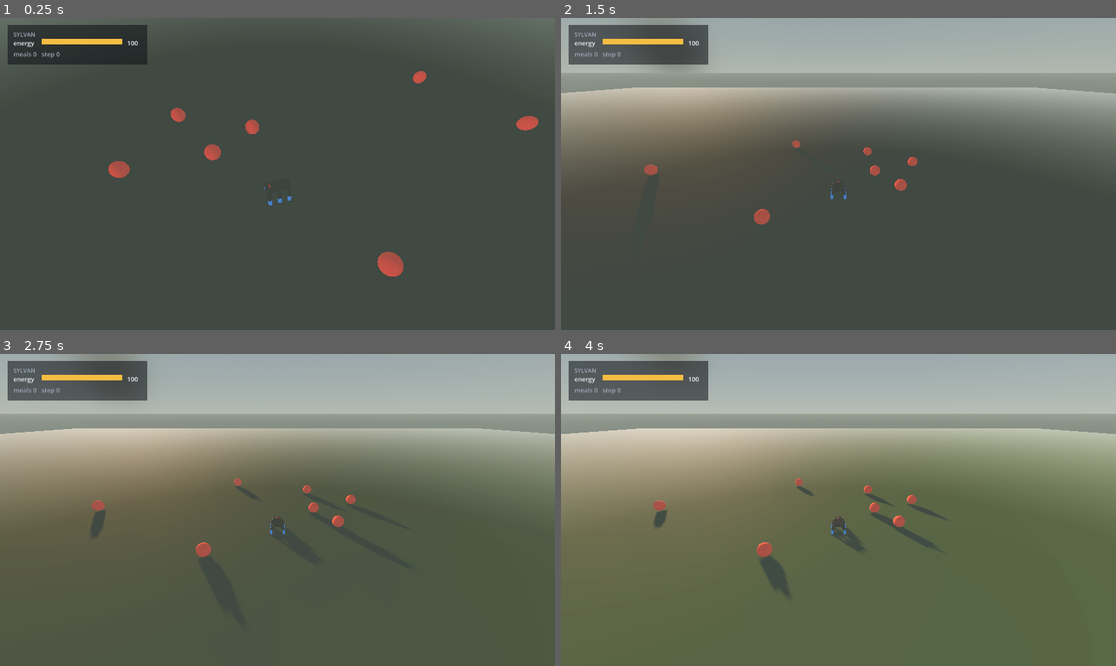
Above: before the commit, frames 1-4 (two rows, left to right).
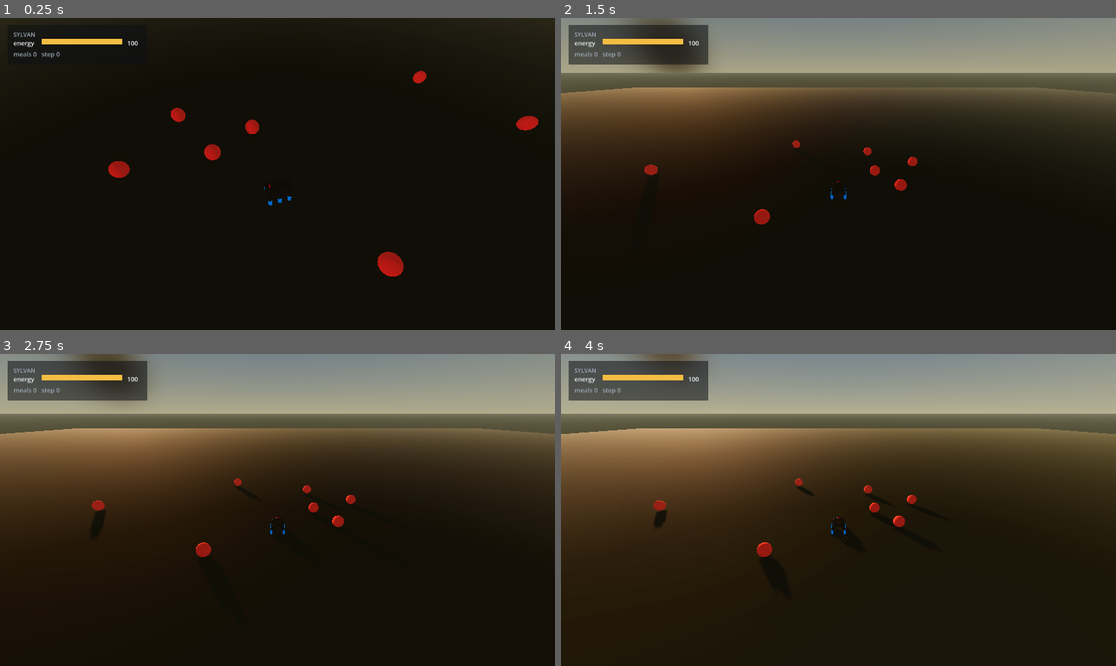
Above: after the commit, the same moments.

Repository: edgarbnt/Sylvan
Game: Godot game, scene res://scenes/main.tscn
Two runs of this game, one before a commit and one after it. Both use one fixed random seed, a clock stepped at 60 frames per second and the inputs below.
Inputs:
- Up to frame 1 (0.25 s): no input
- Up to frame 2 (1.5 s): no input
- Up to frame 3 (2.75 s): no input
- Up to frame 4 (4 s): tap Enter at 2.75 s; tap Space at 3.5 s

The runs differ from the first frame. In frame 1, 100% of the frame differs, in the area x 0-100%, y 0-100%; in frame 2, 98%; in frame 3, 98%; in frame 4, 97%.

Commit message:
fix(visuel): trees were floating, undergrowth read as stains, everything washed out
Three defects, all caught by eye on a screenshot and none of them measurable.

The trees floated by exactly one metre. A CylinderMesh is centred on its origin,
so the tree body sits at half its height to touch the ground; the glTF model has
its origin at its base, so placing it on the body origin lifted it by that same
half height. The collision never moved, which is precisely why only the eye
could catch this and no gate would have.

The undergrowth drew density instead of drawing plants. Ten dark cones packed
into a 2.5 m disc read as a brown stain on the ground, not as vegetation -- the
statistic was visible where the pattern should have been. It now seeds real
grass models from the pack, smaller, more scattered and randomly scaled, since a
regular seeding reads as texture rather than as something growing.

And the scene was pale and cold. The fog was four times too dense and greenish,
the ambient light came almost entirely from the sky so nothing was modelled, and
the ground was a uniform bright lawn. Fog cut to a quarter and warmed, ambient
handed back to a warmer stronger sun with real shadows, and the ground turned to
forest humus -- dark and desaturated is what gives everything else its contrast.

Still on no perceived layer, still visual-mode only, still nothing built
headless. Verified: zero script errors, viewer builds its 40 stands clean.

Diff:
--- a/godot/scenes/world/world_v0.tscn
+++ b/godot/scenes/world/world_v0.tscn
@@ -1,8 +1,8 @@
 [gd_scene load_steps=7 format=3]
 
 [sub_resource type="ProceduralSkyMaterial" id="ProceduralSkyMaterial_sky"]
-sky_top_color = Color(0.28, 0.44, 0.62, 1)
-sky_horizon_color = Color(0.76, 0.79, 0.74, 1)
+sky_top_color = Color(0.24, 0.42, 0.66, 1)
+sky_horizon_color = Color(0.85, 0.82, 0.66, 1)
 ground_horizon_color = Color(0.5, 0.5, 0.44, 1)
 ground_bottom_color = Color(0.16, 0.17, 0.13, 1)
 sun_angle_max = 24.0
@@ -15,16 +15,16 @@
 background_mode = 2
 sky = SubResource("Sky_sky")
 ambient_light_source = 3
-ambient_light_sky_contribution = 0.85
-ambient_light_energy = 1.1
+ambient_light_sky_contribution = 0.45
+ambient_light_energy = 0.65
 tonemap_mode = 3
-tonemap_white = 1.4
+tonemap_white = 2.0
 fog_enabled = true
-fog_light_color = Color(0.72, 0.76, 0.72, 1)
-fog_density = 0.012
-fog_sky_affect = 0.3
+fog_light_color = Color(0.82, 0.78, 0.62, 1)
+fog_density = 0.003
+fog_sky_affect = 0.1
 fog_height = 6.0
-fog_height_density = 0.02
+fog_height_density = 0.004
 glow_enabled = true
 glow_intensity = 0.5
 glow_bloom = 0.05
@@ -49,7 +49,10 @@
 
 [node name="DirectionalLight3D" type="DirectionalLight3D" parent="."]
 transform = Transform3D(0.866025, -0.433013, 0.25, 0, 0.5, 0.866025, -0.5, -0.75, 0.433013, 0, 5, 0)
+light_color = Color(1, 0.95, 0.85, 1)
+light_energy = 1.35
 shadow_enabled = true
+shadow_bias = 0.03
 
 [node name="Ground" type="StaticBody3D" parent="."]
 transform = Transform3D(1, 0, 0, 0, 1, 0, 0, 0, 1, 0, -1, 0)
--- a/godot/scripts/world/forest_manager.gd
+++ b/godot/scripts/world/forest_manager.gd
@@ -94,7 +94,11 @@
 	if gmesh == null:
 		return
 	var grass := StandardMaterial3D.new()
-	grass.albedo_color = Color(0.27, 0.5, 0.21)   # grass green
+	# Sol de SOUS-BOIS, pas de pelouse (2026-07-29) : le vert vif uniforme aplatissait la scène et
+	# tirait tout vers le pâle. Un sol de forêt est sombre et désaturé — c'est lui qui donne au
+	# reste son contraste. Aucune contrainte de perception ici : le sol n'est sur aucune couche
+	# rétine, l'entité ne le voit pas.
+	grass.albedo_color = Color(0.17, 0.26, 0.13)   # humus / sous-bois
 	grass.roughness = 0.95
 	gmesh.set_surface_override_material(0, grass)
 
--- a/godot/scripts/world/forest_solid.gd
+++ b/godot/scripts/world/forest_solid.gd
@@ -43,6 +43,8 @@
 var _mesh_tried := false       # on ne retente pas un chargement qui a échoué à chaque arbre
 var _grass_root: Node3D = null # racine du sous-bois VISUEL ; null = jamais construit (headless)
 var _grass_per_tree := 10      # touffes semées par arbre dans son disque de traînée
+var _grass_cache = null        # modèle d'herbe chargé une fois puis dupliqué
+var _grass_tried := false
 var _grass_radius := 2.5       # = SYLVAN_TERRAIN_RADIUS, le disque RÉELLEMENT compté
 var _rng_grass := RandomNumberGenerator.new()  # flux DÉDIÉ : le décor ne doit pas décaler
                                                # le tirage des commandes (§6quater F)
@@ -256,7 +258,14 @@
 			if _use_mesh:
 				var pretty := _load_tree_model(body_mat)
 				if pretty != null:
-					pretty.position = off
+					# 🚨 LES ARBRES VOLAIENT (repéré à l'œil par l'owner, 2026-07-29). Le CORPS est
+					# posé à y = _height/2 parce qu'un CylinderMesh est centré sur son origine et
+					# doit donc remonter d'une demi-hauteur pour toucher le sol. Le modèle glTF, lui,
+					# a son origine à sa BASE : le placer sur l'origine du corps le décollait
+					# d'exactement une demi-hauteur, soit 1 m. On redescend donc de la même quantité.
+					# La collision, elle, n'a jamais bougé — c'est bien pourquoi seul l'œil pouvait
+					# le voir, et pourquoi aucune mesure ne l'aurait signalé.
+					pretty.position = off + Vector3(0.0, -_height * 0.5, 0.0)
 					body.add_child(pretty)
 					mesh.visible = false
 					can.visible = false
@@ -590,13 +599,17 @@
 		c.queue_free()                       # les arbres bougent à chaque épisode : on re-sème
 	if _centers.is_empty():
 		return
+	# 🚨 PREMIÈRE VERSION REJETÉE À L'ŒIL (owner, 2026-07-29) : dix cônes sombres serrés dans 2,5 m ne
+	# se lisaient pas comme de la végétation mais comme une TACHE brune au sol. L'erreur était de
+	# dessiner de la DENSITÉ au lieu de dessiner des PLANTES — on voyait la statistique, pas le motif.
+	# On sème donc de vraies touffes du pack, plus petites, plus nombreuses et bien plus dispersées.
 	var mat := StandardMaterial3D.new()
-	mat.albedo_color = Color(0.16, 0.24, 0.13)   # olive sombre, MAT : ne peut pas passer pour un objet
+	mat.albedo_color = Color(0.24, 0.34, 0.18)   # vert-olive MAT (tout ce qu'elle perçoit est émissif)
 	mat.roughness = 1.0
-	var tuft := CylinderMesh.new()               # touffe basse et large, pas un objet dressé
-	tuft.top_radius = 0.0
-	tuft.bottom_radius = 0.32
-	tuft.height = 0.22
+	var fallback := CylinderMesh.new()           # repli si le pack manque (il est git-ignoré)
+	fallback.top_radius = 0.0
+	fallback.bottom_radius = 0.06
+	fallback.height = 0.35
 	for c in _centers:
 		for _k in range(_grass_per_tree):
 			var a := _rng_grass.randf_range(0.0, TAU)
@@ -604,12 +617,35 @@
 			# réellement comptée par speed_multiplier_at, au lieu de s'entasser près du tronc.
 			# rayon = SYLVAN_TERRAIN_RADIUS : on dessine le disque SERVI, pas un joli disque.
 			var r := sqrt(_rng_grass.randf()) * _grass_radius
-			var m := MeshInstance3D.new()
-			m.mesh = tuft
-			m.material_override = mat
-			m.position = Vector3(c.x + cos(a) * r, 0.10, c.z + sin(a) * r)
-			m.rotate_y(_rng_grass.randf_range(0.0, TAU))
-			_grass_root.add_child(m)
+			var node := _load_grass_model(mat)
+			if node == null:
+				var m := MeshInstance3D.new()
+				m.mesh = fallback
+				m.material_override = mat
+				node = m
+			node.position = Vector3(c.x + cos(a) * r, 0.0, c.z + sin(a) * r)
+			node.rotate_y(_rng_grass.randf_range(0.0, TAU))
+			var sc := _rng_grass.randf_range(0.55, 1.15)   # tailles variées : un semis régulier
+			node.scale = Vector3(sc, sc, sc)               # se lit comme une texture, pas une plante
+			_grass_root.add_child(node)
+
+
+# Touffe d'herbe du pack, chargée une fois puis dupliquée. null → l'appelant prend son repli.
+func _load_grass_model(mat: StandardMaterial3D) -> Node3D:
+	if not _grass_tried:
+		_grass_tried = true
+		if DisplayServer.get_name() == "headless":
+			return null
+		var dir := ProjectSettings.globalize_path("res://../ForestLowPolyAssets/Assets/gltf/")
+		var doc := GLTFDocument.new()
+		var st := GLTFState.new()
+		if doc.append_from_file(dir + "Grass_1_A_Color1.gltf", st) == OK:
+			_grass_cache = doc.generate_scene(st)
+	if _grass_cache == null:
+		return null
+	var inst: Node3D = _grass_cache.duplicate()
+	_tint(inst, mat)
+	return inst
 
 
 func _env(key: String, dflt: String) -> String:
